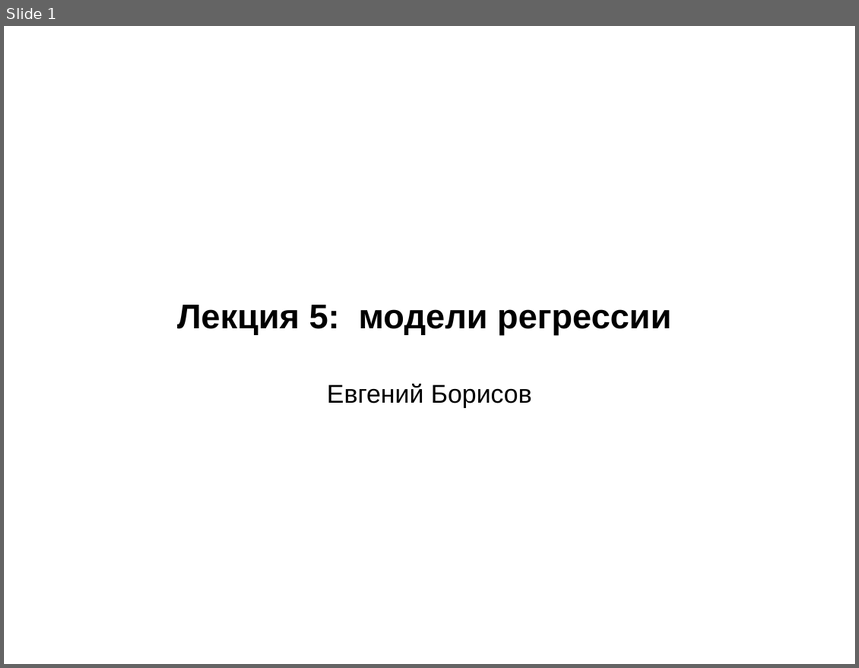
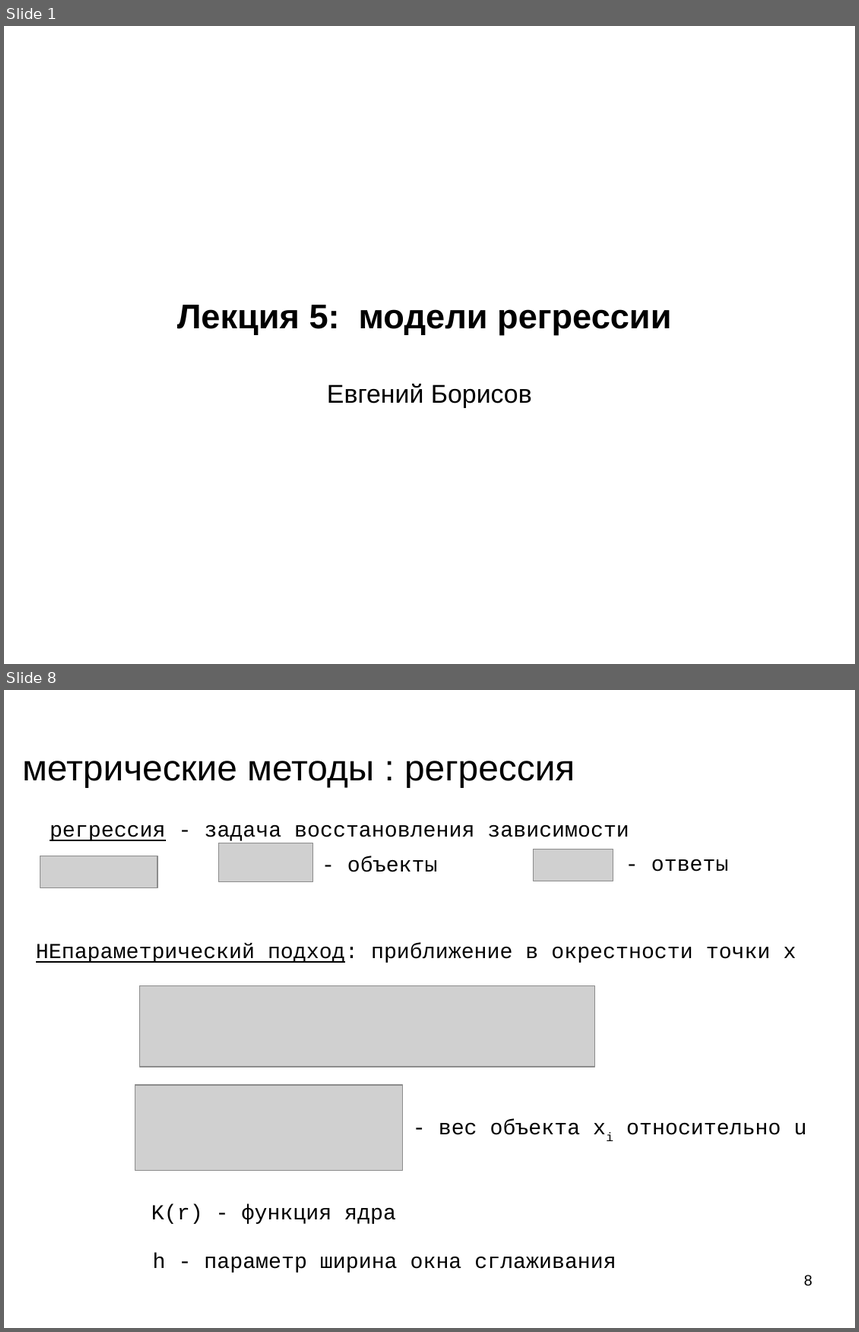
Before and after one commit to mechanoid5/ml_lectorium_legacy, a slide deck: 05-regression-metric.odp. Shown one above the other, each under a label of ours: slide 1 before the commit, slides 1 and 8 after it; the slides between them are not shown. The pictures are 859x668 and 859x1332 pixels, drawn with LibreOffice and Linux fonts; fonts in the diff are those of the drawing; grey boxes stand for pictures; background and template pictures are left out. Boxes give left, top, right and bottom in pixels: in the first picture for what was removed or moved away, otherwise in the second. Text is boxed around its words. In the diff, an @@ line names an element or a change of style, - is before the commit and + after.

```diff
--- a/05-regression-metric.odp
+++ b/05-regression-metric.odp
@@ slide 8 added at [4,690,855,1328], background picture (left out) @@
@@ title added at [22,761,575,788], 33.9 pt, text #000000 @@
+метрические методы : регрессия
@@ text added at [50,825,629,841], 20 pt, text #000000 @@
+регрессия - задача восстановления зависимости
@@ picture added at [219,843,313,882] @@
@@ picture added at [534,849,614,881] @@
@@ picture added at [40,856,158,888] @@
@@ text added at [348,856,438,872], 20 pt, text #000000 @@
+- объекты
@@ text added at [652,859,729,872], 20 pt, text #000000 @@
+- ответы
@@ text added at [36,943,797,963], 20 pt, text #000000 @@
+НЕпараметрический подход: приближение в окрестности точки x
@@ picture added at [140,986,596,1067] @@
@@ picture added at [135,1085,402,1170] @@
@@ text added at [439,1119,807,1135], 20 pt, text #000000 @@
+- вес объекта xi относительно u
@@ text added at [151,1205,396,1224], 20 pt, text #000000 @@
+K(r) - функция ядра
@@ text added at [153,1253,616,1273], 20 pt, text #000000 @@
+h - параметр ширина окна сглаживания
@@ page number added at [804,1275,813,1287], 14 pt, text #000000 @@
+8
```
Also in this commit, not shown: 3 slides changed, 12 other slides added, 18 slides removed, 3 other files.
